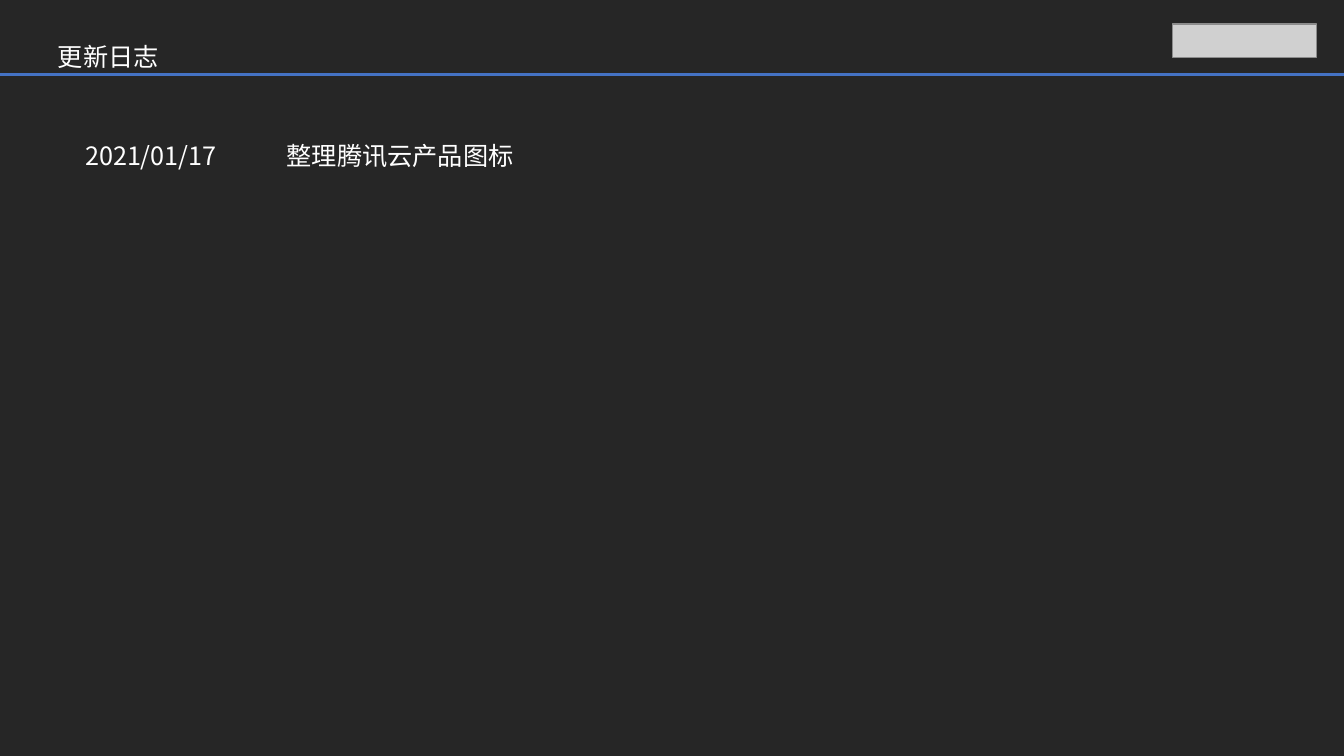
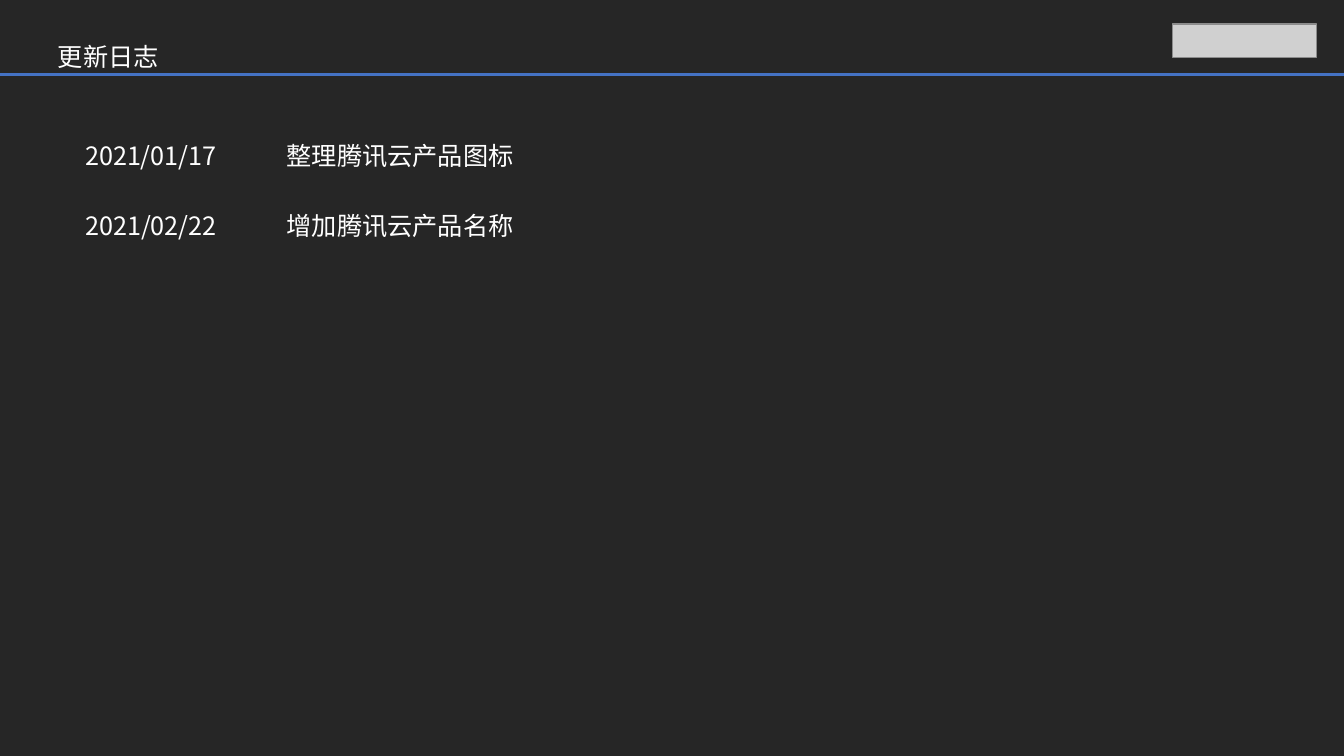
Before and after one commit to dongs365/Tencent-Cloud-icons, a slide deck: slide 10 of Tencent Cloud Product Icons ppt.pptx. Drawn at 1344x756 pixels with LibreOffice and Linux fonts; fonts in the diff are those of the drawing; grey boxes stand for pictures. Boxes give left, top, right and bottom in pixels: in the first picture for what was removed or moved away, otherwise in the second. Text is boxed around its words. In the diff, an @@ line names an element or a change of style, - is before the commit and + after.

```diff
--- a/Tencent Cloud Product Icons ppt.pptx
+++ b/Tencent Cloud Product Icons ppt.pptx
@@ text added at [85, 214, 514, 240], 18 pt, text #FFFFFF @@
+2021/02/22 增加腾讯云产品名称
```
Also in this commit, not shown: 9 other slides changed, 2 other files.
